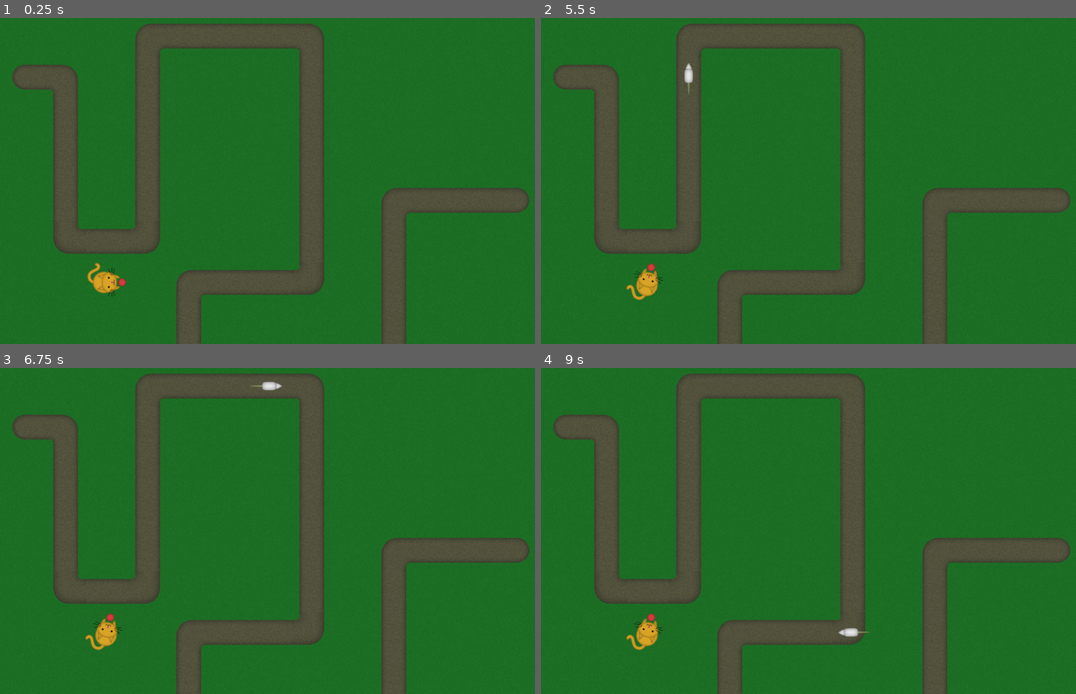
Above: before the commit, frames 1-4 (two rows, left to right).
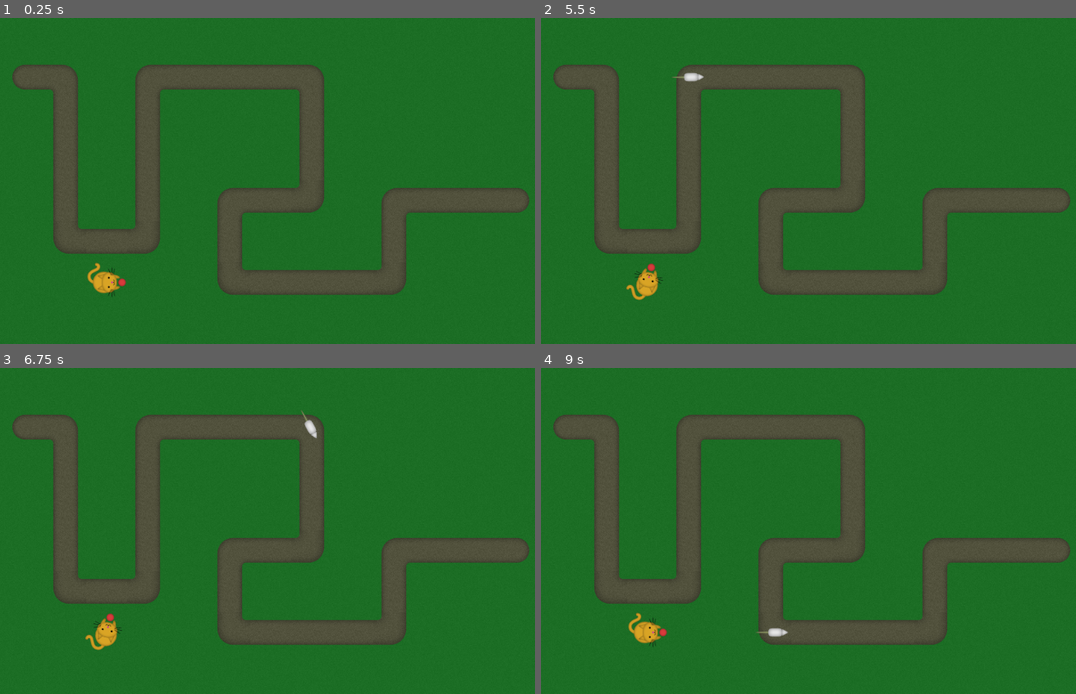
Above: after the commit, the same moments.

Repository: vibrunazo/godot-cats
Game: Godot game, scene res://scenes/Map.tscn
Two runs of this game, one before a commit and one after it. Both use one fixed random seed, a clock stepped at 60 frames per second and the inputs below.
Inputs:
- Up to frame 1 (0.25 s): no input
- Up to frame 2 (5.5 s): tap Enter at 0.5, 2 s; tap Space at 1.25 s
- Up to frame 3 (6.75 s): no input
- Up to frame 4 (9 s): no input

The runs differ from the first frame. In frame 1, 11% of the frame differs, in the area x 25-76%, y 1-100%; in frame 2, 11%; in frame 3, 11%; in frame 4, 11%, in the area x 15-76%, y 1-100%.

Commit message:
resize map to fit screen

Diff:
--- a/scenes/Map.tscn
+++ b/scenes/Map.tscn
@@ -56,7 +56,7 @@
 
 [sub_resource type="Curve2D" id=3]
 _data = {
-"points": PoolVector2Array( 0, 0, 0, 0, 160, 96, 0, 0, 0, 0, 224, 96, 0, 0, 0, 0, 224, 352, 0, 0, 0, 0, 352, 352, 0, 0, 0, 0, 352, 32, 0, 0, 0, 0, 608, 32, 0, 0, 0, 0, 608, 416, 0, 0, 0, 0, 416, 416, 0, 0, 0, 0, 416, 544, 0, 0, 0, 0, 736, 544, 0, 0, 0, 0, 736, 288, 0, 0, 0, 0, 936, 288 )
+"points": PoolVector2Array( 0, 0, 0, 0, 160, 96, 0, 0, 0, 0, 224, 96, 0, 0, 0, 0, 224, 352, 0, 0, 0, 0, 352, 352, 0, 0, 0, 0, 352, 96, 0, 0, 0, 0, 608, 96, 0, 0, 0, 0, 608, 288, 0, 0, 0, 0, 480, 288, 0, 0, 0, 0, 480, 416, 0, 0, 0, 0, 736, 416, 0, 0, 0, 0, 736, 288, 0, 0, 0, 0, 936, 288 )
 }
 
 [node name="Map" type="Node2D"]
@@ -70,7 +70,7 @@
 [node name="TileRoad" type="TileMap" parent="."]
 tile_set = SubResource( 2 )
 format = 1
-tile_data = PoolIntArray( 5, 0, 1, 6, 0, 0, 7, 0, 0, 8, 0, 0, 9, 0, 2, 65538, 0, 131072, 65539, 0, 2, 65541, 0, 65536, 65545, 0, 65536, 131075, 0, 65536, 131077, 0, 65536, 131081, 0, 65536, 196611, 0, 65536, 196613, 0, 65536, 196617, 0, 65536, 262147, 0, 65536, 262149, 0, 65536, 262153, 0, 65536, 262155, 0, 1, 262156, 0, 0, 262157, 0, 0, 262158, 0, 131073, 327683, 0, 65537, 327684, 0, 0, 327685, 0, 65538, 327689, 0, 65536, 327691, 0, 65536, 393222, 0, 1, 393223, 0, 0, 393224, 0, 0, 393225, 0, 65538, 393227, 0, 65536, 458758, 0, 65536, 458763, 0, 65536, 524294, 0, 65537, 524295, 0, 0, 524296, 0, 0, 524297, 0, 0, 524298, 0, 0, 524299, 0, 65538 )
+tile_data = PoolIntArray( 65538, 0, 131072, 65539, 0, 2, 65541, 0, 1, 65542, 0, 0, 65543, 0, 0, 65544, 0, 0, 65545, 0, 2, 131075, 0, 65536, 131077, 0, 65536, 131081, 0, 65536, 196611, 0, 65536, 196613, 0, 65536, 196617, 0, 65536, 262147, 0, 65536, 262149, 0, 65536, 262151, 0, 1, 262152, 0, 0, 262153, 0, 65538, 262155, 0, 1, 262156, 0, 0, 262157, 0, 0, 262158, 0, 131073, 327683, 0, 65537, 327684, 0, 0, 327685, 0, 65538, 327687, 0, 65536, 327691, 0, 65536, 393223, 0, 65537, 393224, 0, 0, 393225, 0, 0, 393226, 0, 0, 393227, 0, 65538 )
 
 [node name="Path2D" type="Path2D" parent="."]
 curve = SubResource( 3 )
